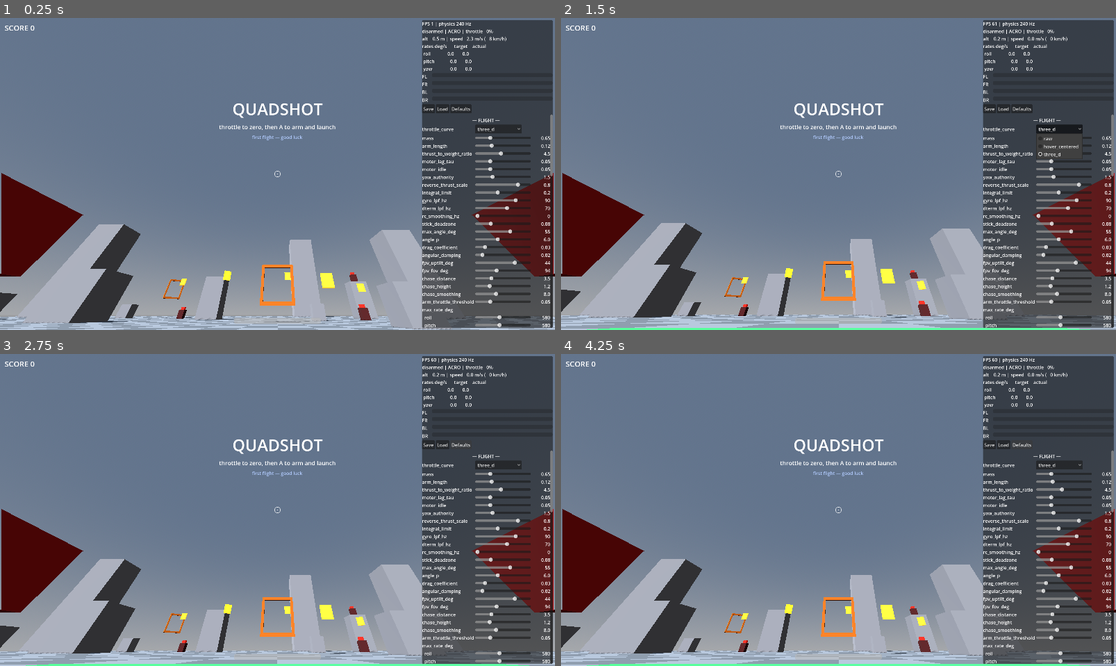
Above: before the commit, frames 1-4 (two rows, left to right).
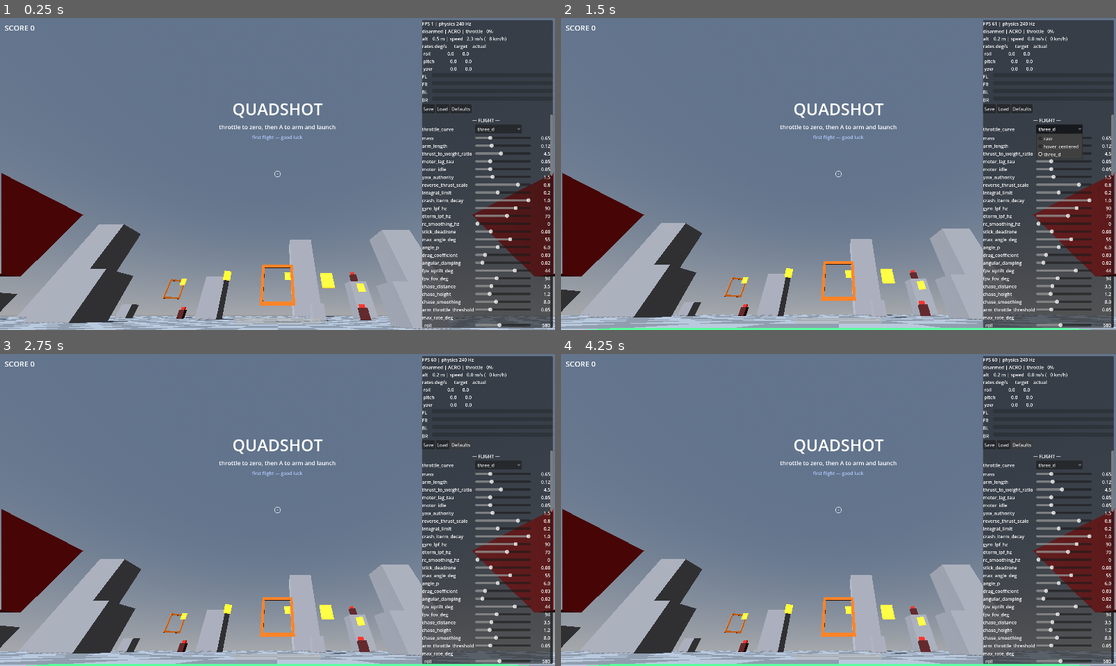
Above: after the commit, the same moments.

Repository: EhudVardi/QuadShot
Game: Godot game, scene res://scenes/main.tscn
Two runs of this game, one before a commit and one after it. Both use one fixed random seed, a clock stepped at 60 frames per second and the inputs below.
Inputs:
- Up to frame 1 (0.25 s): no input
- Up to frame 2 (1.5 s): click "Defaults" at 0.5 s; click "three_d" at 1.25 s
- Up to frame 3 (2.75 s): click "Defaults" at 2 s
- Up to frame 4 (4.25 s): click "three_d" at 2.75 s; click "Defaults" at 3.5 s

The runs differ from the first frame. In frame 1, 1.4% of the frame differs, in the area x 76-100%, y 50-100%; in frame 2, 1.4%; in frame 3, 1.4%; in frame 4, 1.4%.

Commit message:
Crash I-term decay (Betaflight-style crash recovery)
A hard contact spins the drone far beyond any commanded rate while the
motors are pinned against the obstacle, so the rate PID's integrator
winds to its clamp within a few ticks and then bleeds off over seconds
as a pull-away drift. New FlightConfig tunable crash_iterm_decay
discards that fraction of the I term on impact: 1 (default) resets it
fully, 0 reproduces the old behaviour for A/B comparison in the
overlay.

Diff:
--- a/resources/default_flight_config.tres
+++ b/resources/default_flight_config.tres
@@ -20,6 +20,7 @@
 rate_i = Vector3(0.002, 0.002, 0.002)
 rate_d = Vector3(3e-05, 3e-05, 3e-05)
 integral_limit = 0.2
+crash_iterm_decay = 1.0
 stick_deadzone = 0.08
 throttle_curve = 2
 max_angle_deg = 55.0
--- a/resources/flight_config.gd
+++ b/resources/flight_config.gd
@@ -48,6 +48,11 @@
 @export var rate_d: Vector3 = Vector3(0.00003, 0.00003, 0.00003)
 ## Clamp on the I term's output contribution (anti-windup), motor units.
 @export var integral_limit: float = 0.2
+## Fraction of the I term discarded on hard contact (Betaflight-style crash
+## recovery). Collisions wind the integrator to its clamp within ticks and
+## it bleeds off over seconds as a pull-away; 1 fully resets it on impact,
+## 0 keeps the old behaviour (for A/B feel comparison).
+@export var crash_iterm_decay: float = 1.0
 
 @export_group("Input")
 ## Applied to every stick axis before expo (handoff §7).
--- a/scripts/drone/flight_controller.gd
+++ b/scripts/drone/flight_controller.gd
@@ -140,6 +140,7 @@
 	# Delta-v across the collision approximates impact severity; gentle
 	# landings fall under main's damage threshold.
 	crashed.emit((_previous_velocity - linear_velocity).length())
+	_rate_controller.decay_integrator(config.crash_iterm_decay)
 
 
 func _run_rate_control(delta: float) -> void:
--- a/scripts/drone/rate_controller.gd
+++ b/scripts/drone/rate_controller.gd
@@ -40,6 +40,14 @@
 	return config.rate_p * error + _i_term - config.rate_d * _d_filtered
 
 
+## Crash recovery: a hard contact spins the drone far beyond any commanded
+## rate while the motors are powerless to track, winding the integrator to
+## its clamp within a few ticks. Discarding (a fraction of) it on impact
+## prevents the seconds-long pull-away after recovering.
+func decay_integrator(fraction: float) -> void:
+	_i_term *= 1.0 - clampf(fraction, 0.0, 1.0)
+
+
 ## Called on disarm (handoff §6.3): integrators and filter state must not
 ## carry across flights.
 func reset() -> void:
--- a/scripts/ui/debug_overlay.gd
+++ b/scripts/ui/debug_overlay.gd
@@ -35,6 +35,7 @@
 	["yaw_authority", 0.0, 5.0, 0.05],
 	["reverse_thrust_scale", 0.0, 1.0, 0.01],
 	["integral_limit", 0.0, 0.5, 0.01],
+	["crash_iterm_decay", 0.0, 1.0, 0.05],
 	["gyro_lpf_hz", 0.0, 120.0, 1.0],
 	["dterm_lpf_hz", 0.0, 120.0, 1.0],
 	["rc_smoothing_hz", 0.0, 120.0, 1.0],
